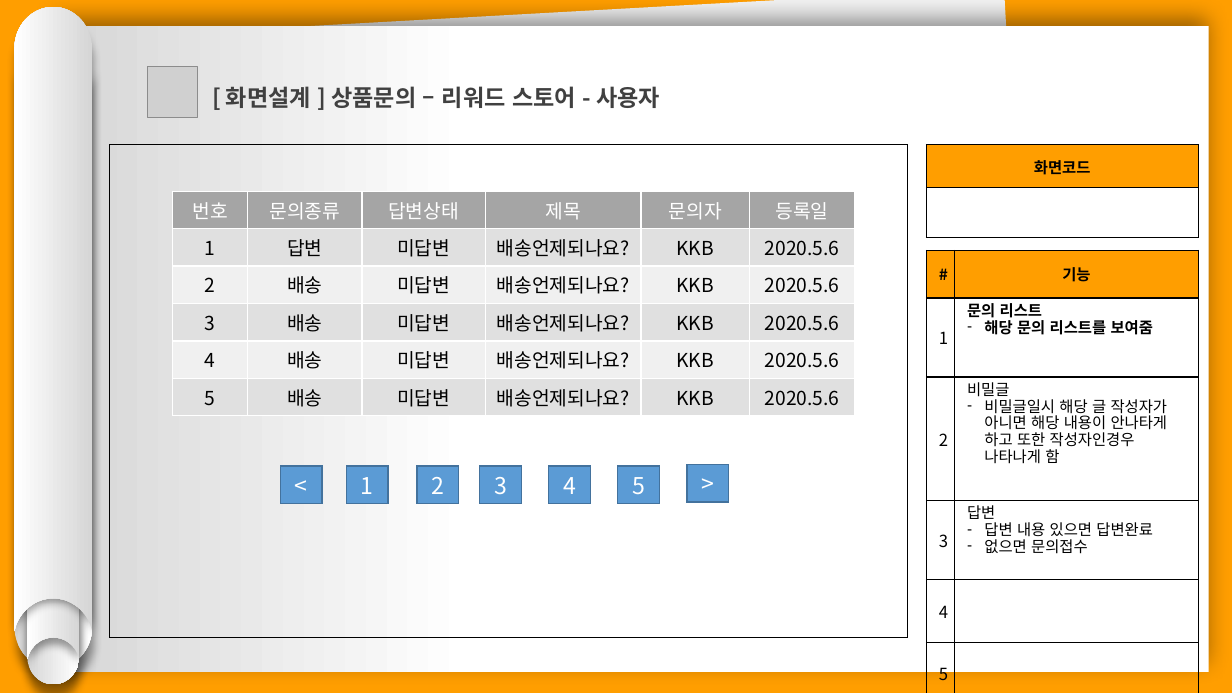
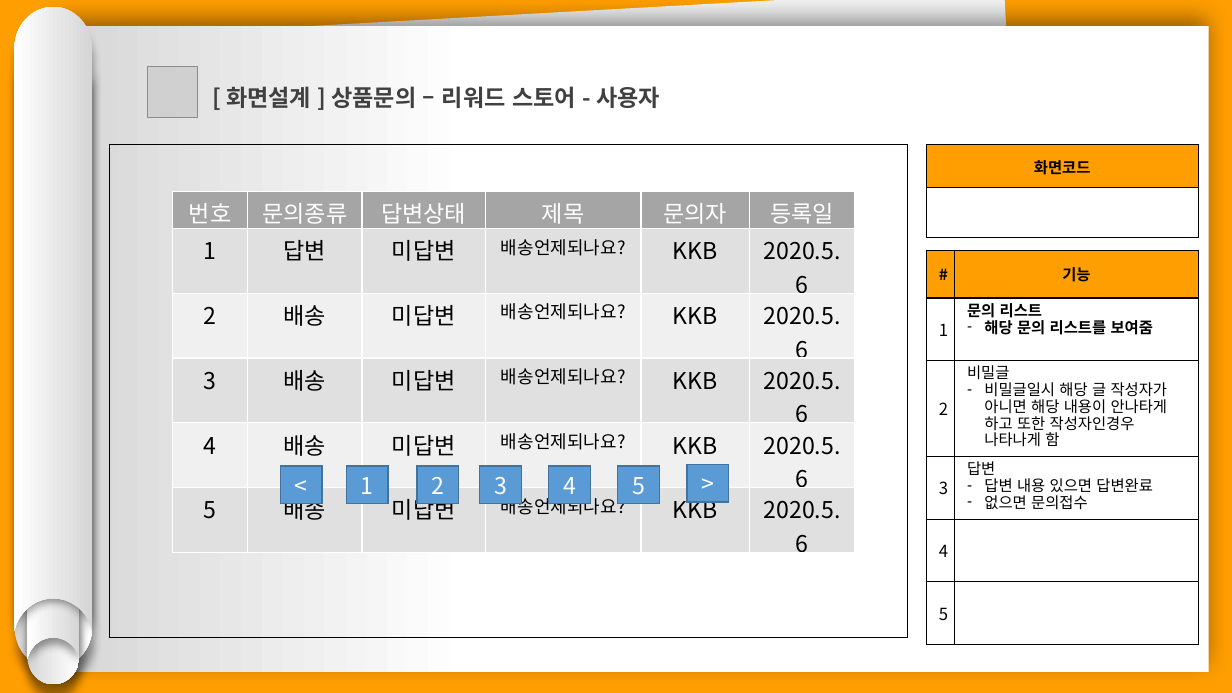
Before and after one commit to hhsw07/ezen-academy-projects, a slide deck: slide 6 of 0 발표용 파워포인트/0608 5차발표/0608 project06 - 파워포인트 - 기범.pptx (slide 3 before the commit). Drawn at 1232x693 pixels with LibreOffice and Linux fonts; fonts in the diff are those of the drawing; grey boxes stand for pictures. Boxes give left, top, right and bottom in pixels: in the first picture for what was removed or moved away, otherwise in the second. Text is boxed around its words. In the diff, an @@ line names an element or a change of style, - is before the commit and + after.

```diff
--- a/0 발표용 파워포인트/0608 5차발표/0608 project06 - 파워포인트 - 기범.pptx
+++ b/0 발표용 파워포인트/0608 5차발표/0608 project06 - 파워포인트 - 기범.pptx
@@ table at [173, 191, 855, 556] @@
@@ size 15 to 18 pt in "번호", "문의종류", "답변상태", "제목" and 27 more places @@
@@ size 15 to 14 pt in "배송언제되나요?", "배송언제되나요?", "배송언제되나요?", "배송언제되나요?" and 1 more places @@
@@ table: place and size @@
-table at [927, 250, 1199, 693]
+table at [927, 250, 1199, 644]
```
Also in this commit, not shown: 12 other slides changed, 3 slides removed.
